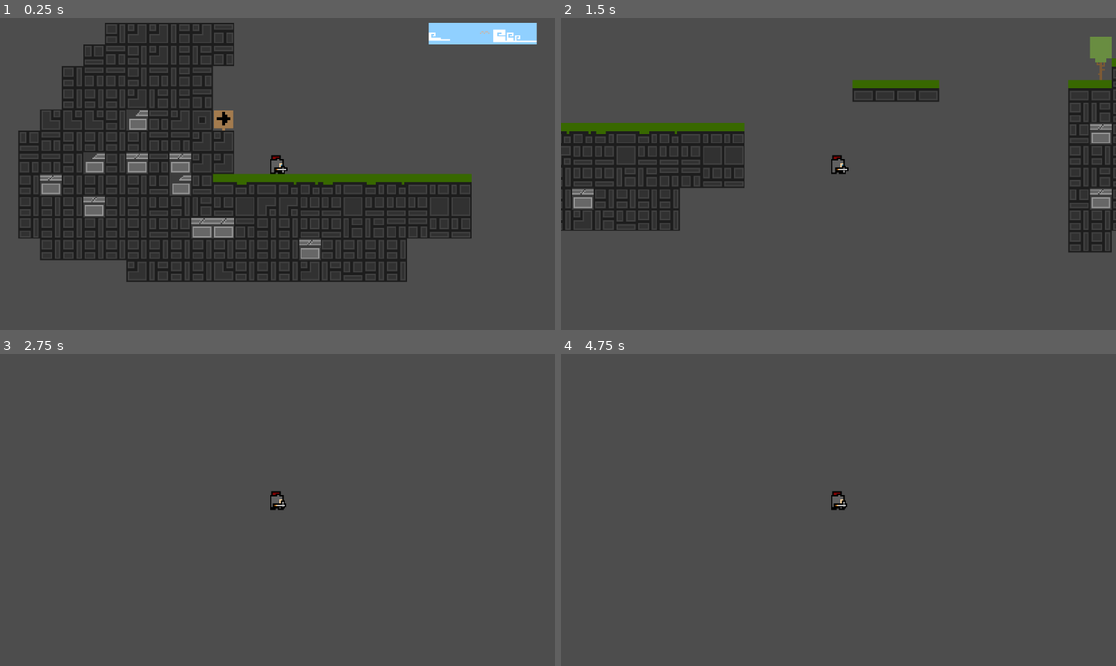
Above: before the commit, frames 1-4 (two rows, left to right).
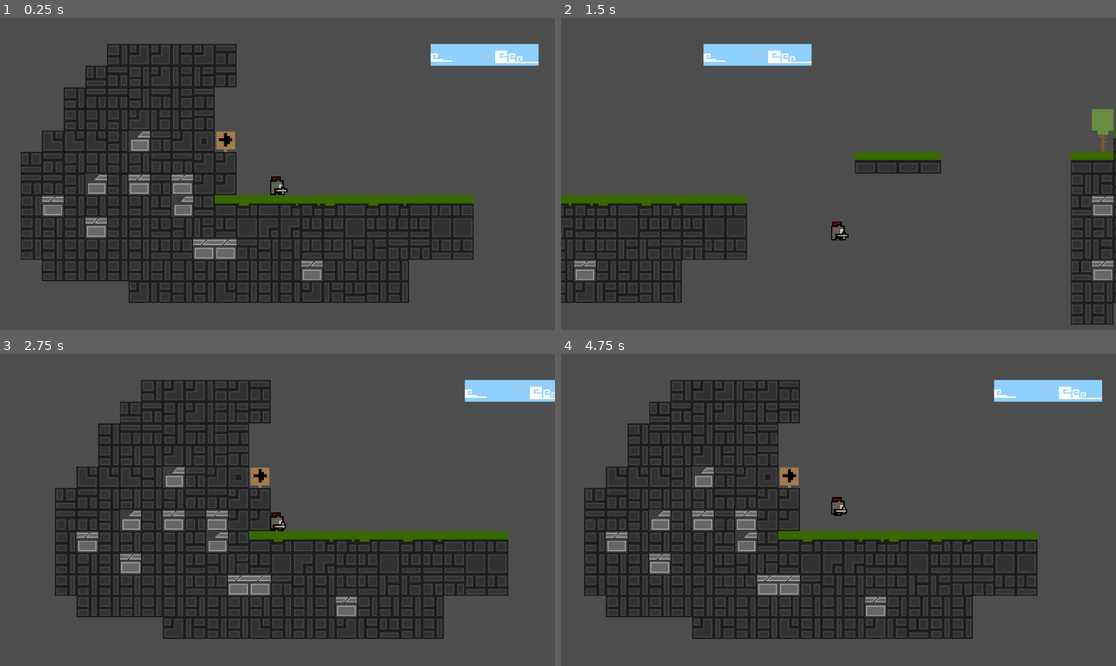
Above: after the commit, the same moments.

Repository: YXM13/GodotGame
Game: Godot game, scene res://scenes/game.tscn
Same seed, same stepped clock (60 frames per second), same inputs: the game is played once before the commit and once after it.
Inputs:
- Up to frame 1 (0.25 s): no input
- Up to frame 2 (1.5 s): tap Enter (ui_accept) at 0.5, 0.77 s; hold D (ui_right) from 0.53 s (still down)
- Up to frame 3 (2.75 s): tap Enter (ui_accept) at 1.52 s; release D (ui_right) at 2.03 s; hold A (ui_left) from 2.03 s (still down)
- Up to frame 4 (4.75 s): release A (ui_left) at 2.78 s; hold D (ui_right) 2.78-4.28 s; tap Enter (ui_accept) at 3.02, 3.77, 4.52 s; hold A (ui_left) from 4.28 s (still down)

The runs differ from the first frame. In frame 1, 23% of the frame differs, in the area x 3-98%, y 1-92%; in frame 2, 20%; in frame 3, 30%; in frame 4, 30%, in the area x 4-98%, y 8-92%.

Commit message:
Started on level 2 and added a deathzone
You now die when you fall off the map and there is a start for a second level

Diff:
--- a/scenes/game.tscn
+++ b/scenes/game.tscn
@@ -2,6 +2,7 @@
 
 [ext_resource type="PackedScene" uid="uid://brxn8py5pcp0w" path="res://scenes/player.tscn" id="1_uwrxv"]
 [ext_resource type="Texture2D" uid="uid://br53w74o0g6tk" path="res://sprites/Tiny Platform Quest Tiles.png" id="2_yqjtg"]
+[ext_resource type="PackedScene" uid="uid://vojh1oqxksft" path="res://scenes/killzone.tscn" id="3_lnu2h"]
 
 [sub_resource type="TileSetAtlasSource" id="TileSetAtlasSource_lnu2h"]
 texture = ExtResource("2_yqjtg")
@@ -555,14 +556,26 @@
 physics_layer_0/collision_layer = 1
 sources/0 = SubResource("TileSetAtlasSource_lnu2h")
 
+[sub_resource type="WorldBoundaryShape2D" id="WorldBoundaryShape2D_lbhrr"]
+
 [node name="Game" type="Node2D" unique_id=1205017515]
 
 [node name="player" parent="." unique_id=65016743 instance=ExtResource("1_uwrxv")]
+position = Vector2(-3, -26)
+collision_layer = 2
 
 [node name="Camera2D" type="Camera2D" parent="player" unique_id=269370066]
 zoom = Vector2(1.4, 1.4)
+limit_bottom = 200
 
 [node name="TileMap" type="TileMap" parent="." unique_id=586501392]
 tile_set = SubResource("TileSet_lbhrr")
 format = 2
-layer_0/tile_data = PackedInt32Array(196605, 1703936, 14, 19 …(8388 unchanged characters)… 04, 16, 65601, 131072, 16, -589750, 0, 4)
+layer_0/tile_data = PackedInt32Array(196605, 1703936, 14, 19 …(8388 unchanged characters)… 04, 16, 65601, 131072, 16, -589750, 0, 4, -65404, 1310720, 10, -65403, 1310720, 10, -65402, 1310720, 10, -65401, 1310720, 10, -65400, 1310720, 10, -65399, 1310720, 10, -65398, 1310720, 10, -65397, 1310720, 10, -65396, 1310720, 10, -65395, 1310720, 10, -65405, 1179648, 0, -130941, 1179648, 0, -196477, 1179648, 0, -262013, 1179648, 0, -327549, 1179648, 0, -393085, 1179648, 0, -458621, 1179648, 0, -261999, 1310720, 10, -261998, 1310720, 10, -261997, 1310720, 10, -261996, 1310720, 10)
+
+[node name="Killzone" parent="." unique_id=847033207 instance=ExtResource("3_lnu2h")]
+position = Vector2(1, 253)
+collision_mask = 2
+
+[node name="CollisionShape2D" type="CollisionShape2D" parent="Killzone" unique_id=202448248]
+shape = SubResource("WorldBoundaryShape2D_lbhrr")
--- /dev/null
+++ b/scenes/killzone.tscn
@@ -0,0 +1,13 @@
+[gd_scene format=3 uid="uid://vojh1oqxksft"]
+
+[ext_resource type="Script" uid="uid://beovsnt2pvhu5" path="res://scripts/killzone.gd" id="1_xlapc"]
+
+[node name="Killzone" type="Area2D" unique_id=847033207]
+script = ExtResource("1_xlapc")
+
+[node name="Timer" type="Timer" parent="." unique_id=191785809]
+wait_time = 0.6
+one_shot = true
+
+[connection signal="body_entered" from="." to="." method="_on_body_entered"]
+[connection signal="timeout" from="Timer" to="." method="_on_timer_timeout"]
--- /dev/null
+++ b/scripts/killzone.gd
@@ -0,0 +1,11 @@
+extends Area2D
+
+@onready var timer: Timer = $Timer
+
+func _on_body_entered(body: Node2D) -> void:
+	print("You died!")
+	timer.start()
+
+
+func _on_timer_timeout() -> void:
+	get_tree().reload_current_scene()
Not shown, added: scripts/killzone.gd.uid
